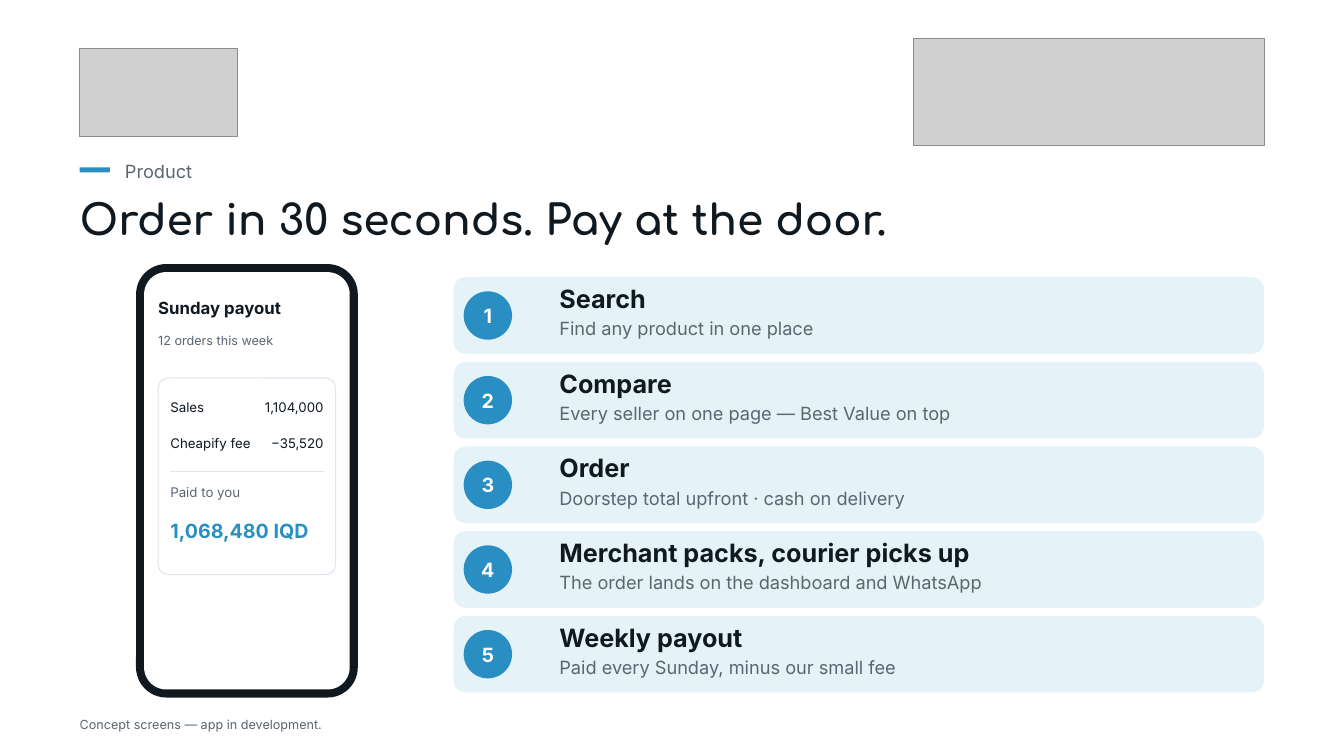
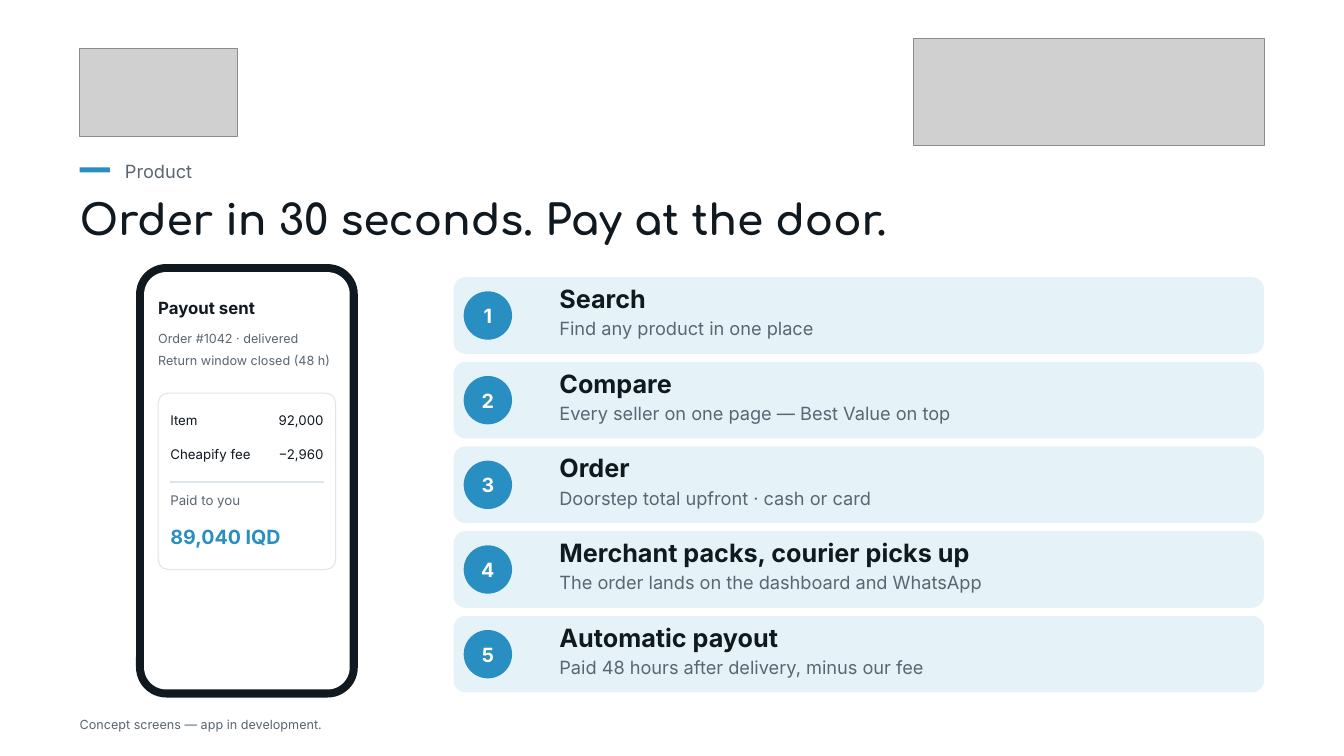
Before and after one commit to shakerbr/cheapify, a slide deck: slide 8 of presentation/Cheapify-GIZ-Pitch.pptx (slide 7 before the commit). Drawn at 1344x756 pixels with LibreOffice and Linux fonts; fonts in the diff are those of the drawing; grey boxes stand for pictures; background and template pictures are left out. Boxes give left, top, right and bottom in pixels: in the first picture for what was removed or moved away, otherwise in the second. Text is boxed around its words. In the diff, an @@ line names an element or a change of style, - is before the commit and + after.

```diff
--- a/presentation/Cheapify-GIZ-Pitch.pptx
+++ b/presentation/Cheapify-GIZ-Pitch.pptx
@@ text at <box>158,301,255,318</box>: text changed @@
-Sunday payout
+Payout sent
@@ text removed at <box>158,335,274,345</box> @@
-12 orders this week
@@ rounded rectangle: place and size @@
-rounded rectangle at <box>158,378,336,575</box>
+rounded rectangle at <box>158,393,336,570</box>
@@ text removed at <box>170,402,204,412</box> @@
-Sales
@@ text at <box>279,415,324,428</box>: text changed @@
-1,104,000
+92,000
@@ text removed at <box>271,438,323,451</box> @@
-−35,520
@@ group added at <box>158,333,330,462</box>: 4 texts @@
+Order #1042 · delivered
+Return window closed (48 h)
+Item
+−2,960
@@ 2 texts, 1 line: place and size @@
-2 texts, 1 line at <box>170,438,324,500</box>
+2 texts, 1 line at <box>170,449,324,508</box>
@@ text at <box>559,491,871,509</box>: text changed @@
-Doorstep total upfront · cash on delivery
+Doorstep total upfront · cash or card
@@ text at <box>170,529,281,548</box>: text changed @@
-1,068,480 IQD
+89,040 IQD
@@ text at <box>559,627,778,652</box>: text changed @@
-Weekly payout
+Automatic payout
@@ text at <box>559,660,923,678</box>: text changed @@
-Paid every Sunday, minus our small fee
+Paid 48 hours after delivery, minus our fee
```
Also in this commit, not shown: 9 other slides changed, 4 slides added, 2 slides removed, 31 other files.
